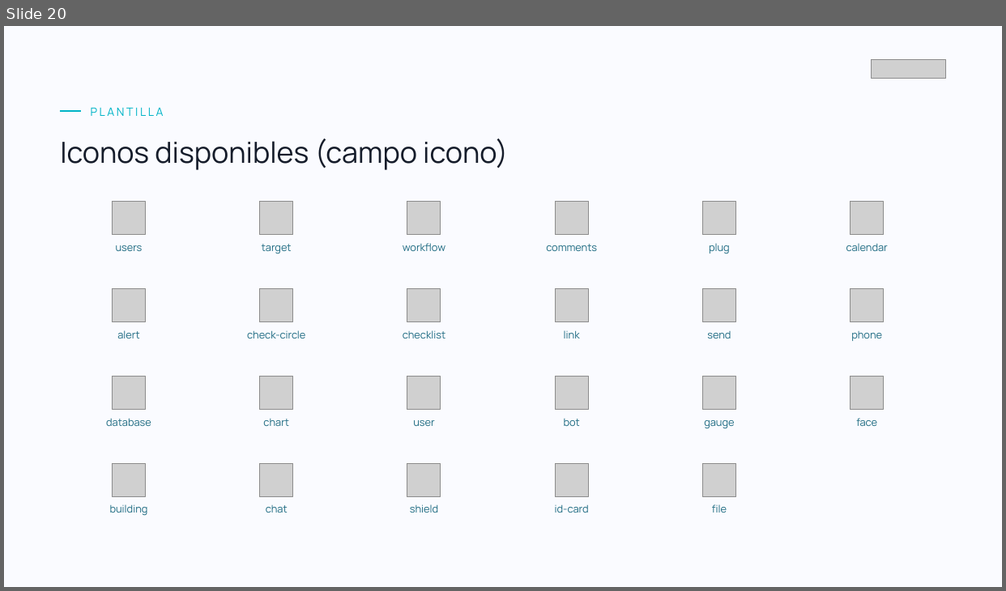
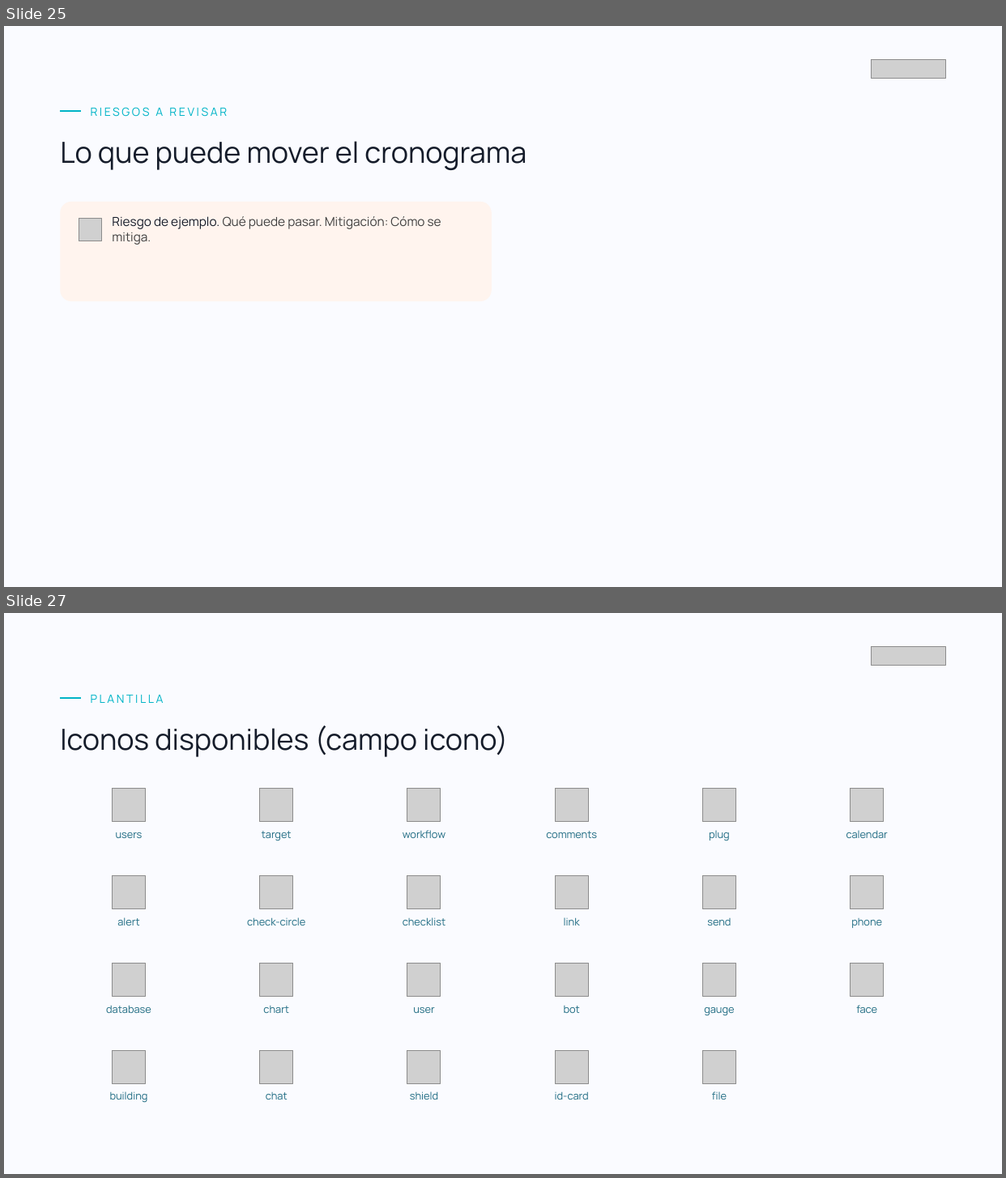
Before and after one commit to danielborja-Jelou/jelou-sow-studio, a slide deck: assets/kickoff-template.pptx. Shown one above the other, each under a label of ours: slide 20 before the commit, slides 25 and 27 after it; the slides between them are not shown. The pictures are 1006x591 and 1006x1178 pixels, drawn with LibreOffice and Linux fonts; fonts in the diff are those of the drawing; grey boxes stand for pictures. Boxes give left, top, right and bottom in pixels: in the first picture for what was removed or moved away, otherwise in the second. Text is boxed around its words. In the diff, an @@ line names an element or a change of style, - is before the commit and + after.

```diff
--- a/assets/kickoff-template.pptx
+++ b/assets/kickoff-template.pptx
@@ slide 25 added at (4, 26, 1002, 587), background #FAFBFF @@
@@ picture added at (871, 59, 946, 79) @@
@@ line added from (60, 111) to (81, 111), #00B4C7 1.5 pt @@
@@ text added at (91, 107, 227, 117), 11 pt, text #00B4C7 @@
+RIESGOS A REVISAR
@@ text added at (60, 141, 526, 170), 28 pt, text #151C2A @@
+Lo que puede mover el cronograma
@@ rounded rectangle added at (60, 202, 492, 301), fill #FFF4EE @@
@@ picture added at (79, 219, 102, 241) @@
@@ text added at (112, 216, 441, 245), 12 pt, text #404040 @@
+Riesgo de ejemplo. Qué puede pasar. Mitigación: Cómo se mitiga.
@@ what was slide 20 is now slide 27 @@
```
Also in this commit, not shown: 2 slides changed, 6 other slides added, 8 other files.
